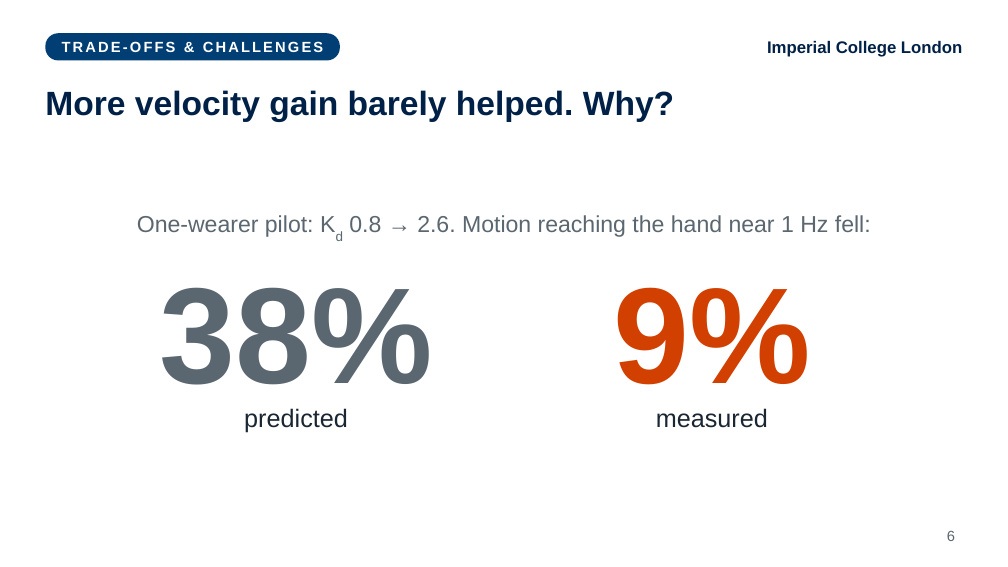
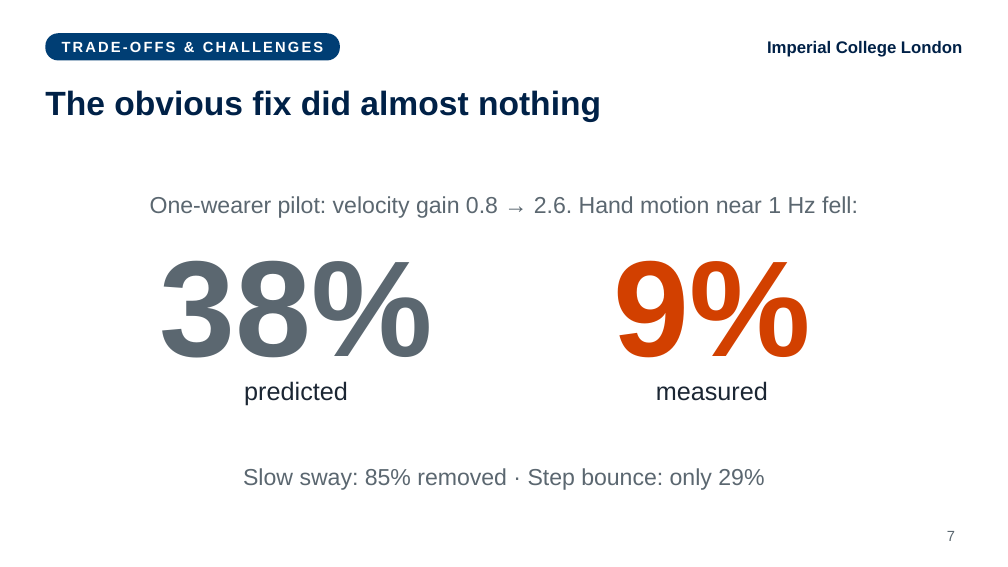
Before and after one commit to fechachris4/HumanSL_MAIN, a slide deck: slide 7 of presentation/World_Stable_Supernumerary_Effectors_Akabueze.pptx (slide 6 before the commit). Drawn at 1008x567 pixels with LibreOffice and Linux fonts; fonts in the diff are those of the drawing. Boxes give left, top, right and bottom in pixels: in the first picture for what was removed or moved away, otherwise in the second. Text is boxed around its words. In the diff, an @@ line names an element or a change of style, - is before the commit and + after.

```diff
--- a/presentation/World_Stable_Supernumerary_Effectors_Akabueze.pptx
+++ b/presentation/World_Stable_Supernumerary_Effectors_Akabueze.pptx
@@ title at box(45, 90, 601, 122): text changed @@
-More velocity gain barely helped. Why?
+The obvious fix did almost nothing
@@ text at box(150, 196, 858, 218): text changed @@
-One-wearer pilot: Kd 0.8 → 2.6. Motion reaching the hand near 1 Hz fell:
+One-wearer pilot: velocity gain 0.8 → 2.6. Hand motion near 1 Hz fell:
@@ 4 texts: place and size @@
-4 texts at box(160, 287, 810, 433)
+4 texts at box(160, 260, 810, 406)
@@ text added at box(243, 468, 764, 490), 22 pt, text #5B6770 @@
+Slow sway: 85% removed · Step bounce: only 29%
@@ page number at box(947, 531, 955, 541): text changed @@
-6
+7
```
Also in this commit, not shown: 5 other slides changed, 2 slides added, 1 slide removed, 2 other files.
